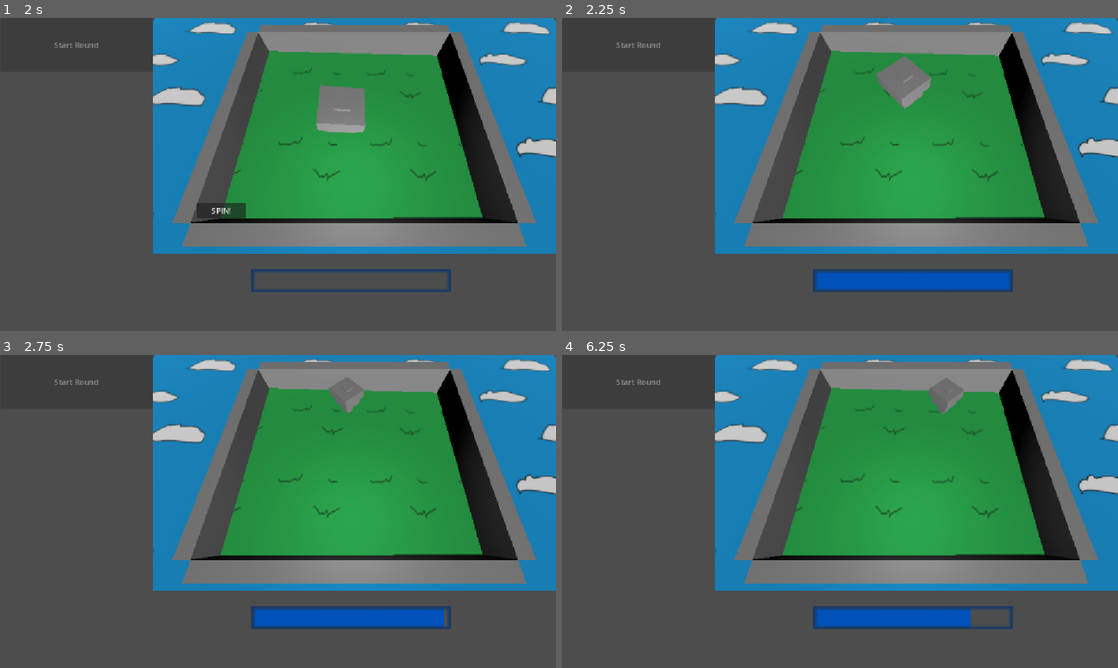
Above: before the commit, frames 1-4 (two rows, left to right).
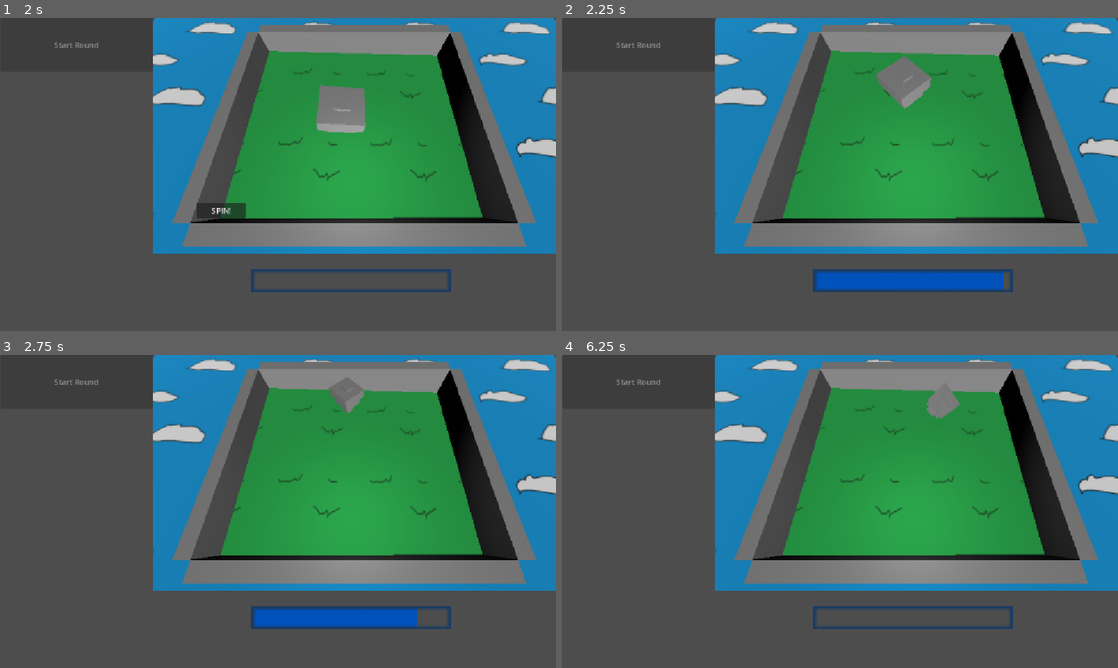
Above: after the commit, the same moments.

Repository: TheSamuraiNija/Project-Spinner
Game: Godot game, scene res://Scenes/menu/menu.tscn
Same seed, same stepped clock (60 frames per second), same inputs: the game is played once before the commit and once after it.
Inputs:
- Up to frame 1 (2 s): click "Start" at 0.5 s; click "Start Round" at 1.25 s
- Up to frame 2 (2.25 s): click "SPIN!" at 2 s
- Up to frame 3 (2.75 s): no input
- Up to frame 4 (6.25 s): tap Enter at 3.5 s

Frame 1 is identical in both runs. In frame 2, less than 0.1% of the frame differs, in the area x 79-81%, y 81-87%; in frame 3, 0.3%; in frame 4, 1.9%, in the area x 45-74%, y 7-87%.

Commit message:
fixed small bug

Diff:
--- a/Scenes/idleGameplay/idleGameplay.gd
+++ b/Scenes/idleGameplay/idleGameplay.gd
@@ -33,7 +33,7 @@
 
 	current_spinner = idle_scene.spawnSpinner(spinner_scene)
 
-	current_spinner.setMaxHealth(100.0)
+	current_spinner.setMaxHealth(20.0)
 	current_spinner.setSpinSpeed(720.0)
 	current_spinner.setStartSpeed(5.0)
 
--- a/Spinner/spinnerMaster.gd
+++ b/Spinner/spinnerMaster.gd
@@ -89,7 +89,7 @@
 	body.apply_impulse(body.transform.basis.z * -start_speed)
 
 func doTopple():
-	var nodes = get_tree().get_nodes_in_group("Spinner")
+	var nodes = get_tree().get_nodes_in_group("idleGameplay")
 	if nodes.size() > 0:
 		nodes[0].stopSpinner()
 	state = State.TOPPLE
